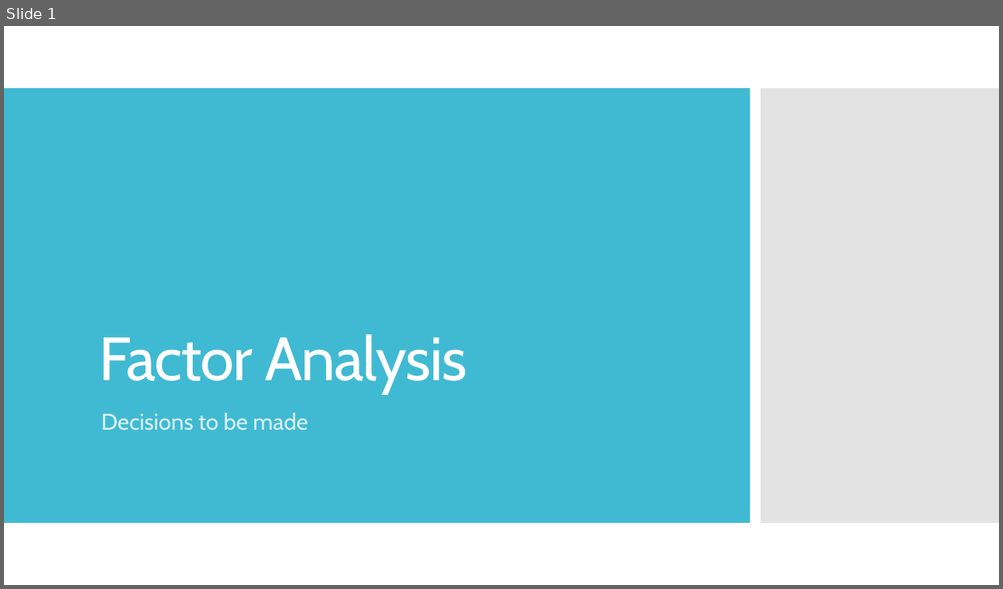
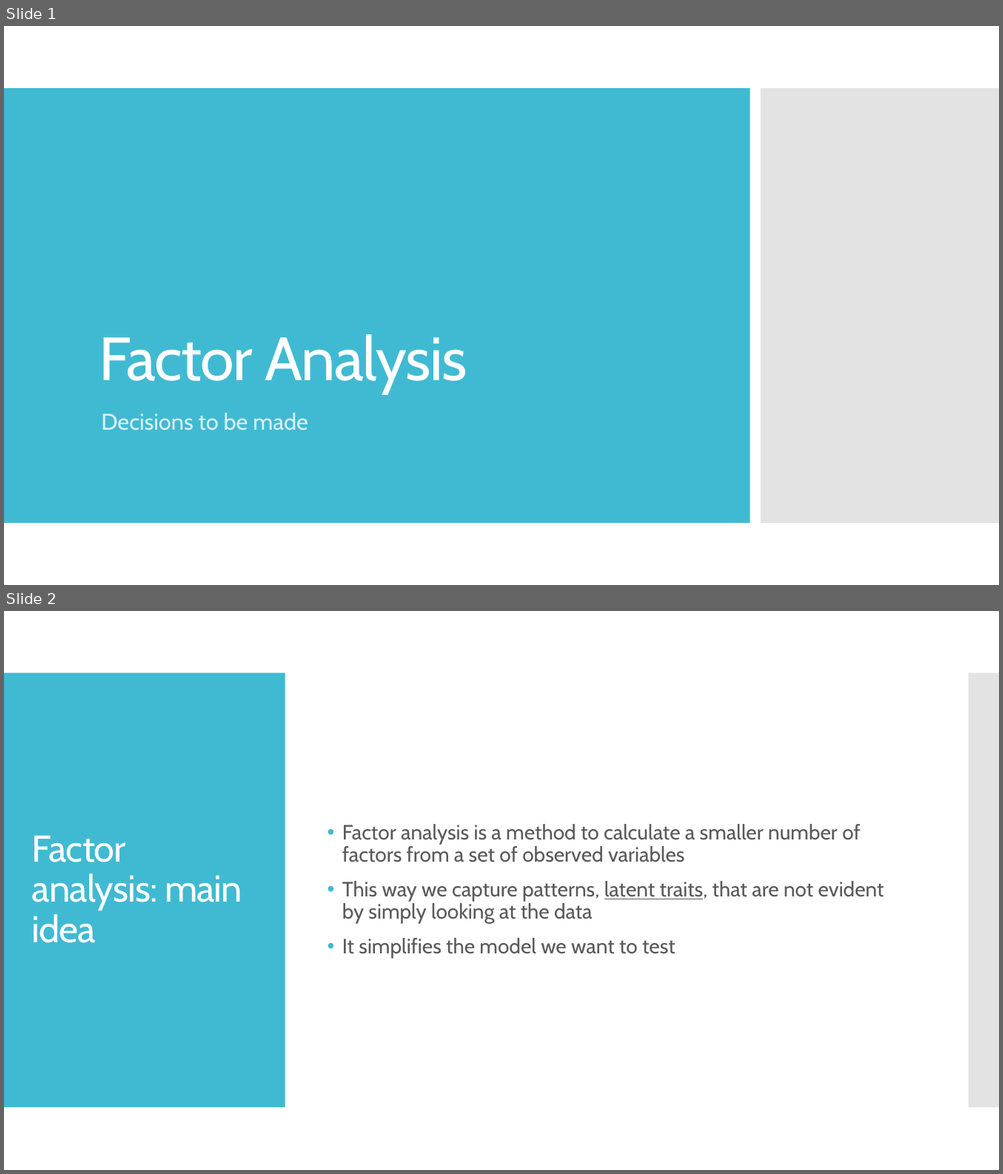
Before and after one commit to SaWilk/Clinical_Backbone_RU5389, a slide deck: information/Factor Analysis.pptx. Shown one above the other, each under a label of ours: slide 1 before the commit, slides 1 and 2 after it. The pictures are 1003x589 and 1003x1174 pixels, drawn with LibreOffice and Linux fonts; fonts in the diff are those of the drawing. Boxes give left, top, right and bottom in pixels: in the first picture for what was removed or moved away, otherwise in the second. Text is boxed around its words. In the diff, an @@ line names an element or a change of style, - is before the commit and + after.

```diff
--- a/information/Factor Analysis.pptx
+++ b/information/Factor Analysis.pptx
@@ slide 2 added at box(4, 611, 999, 1170), background #FFFFFF @@
@@ rectangle added at box(4, 673, 285, 1108), fill #40BAD2 @@
@@ rectangle added at box(968, 673, 999, 1108), fill #C8C8C8 at 50% opacity @@
@@ text added at box(342, 824, 884, 959), 20 pt, text #595959 @@
+• Factor analysis is a method to calculate a smaller number of factors from a set of observed variables
+• This way we capture patterns, latent traits, that are not evident by simply looking at the data
+• It simplifies the model we want to test
@@ title added at box(32, 835, 242, 943), 36 pt, text #FFFFFF @@
+Factor analysis: main idea
```
Also in this commit, not shown: 3 slides changed, 9 other slides added, 15 other files.
